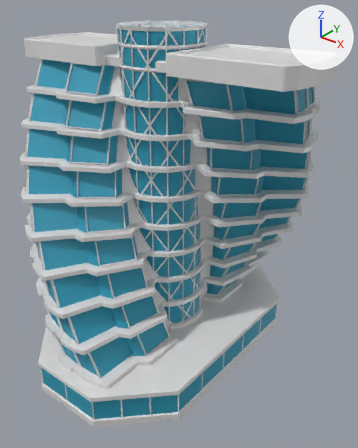
Renders of the Blender file Blender Models/Biology and Chemistry/DNA Building.blend from each side of a commit.
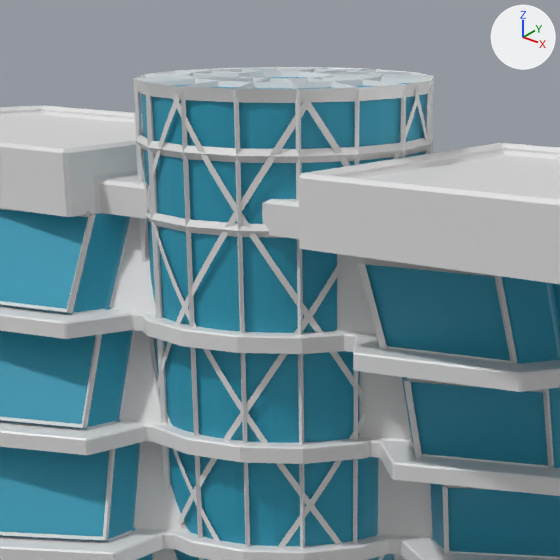
The first picture shows the older version from a 50 mm lens placed at (6.74, -7.9, 8.12), pointed at (0.41, 0.02, 3.22). The close-ups show both versions on the part from 21% to 69% of the width and 0% to 38% of the height of that picture; other places that the commit changed are outside them. Every picture has the same lights, and +X, +Y and +Z are marked at upper right.

The first close-up shows 'balcony.001', 'core.001', 'main structure', 'main structure.001', 'platform.001', 'wire core.001', 'wire helix.001', 'wire structure.001', 'wire structure.002'.
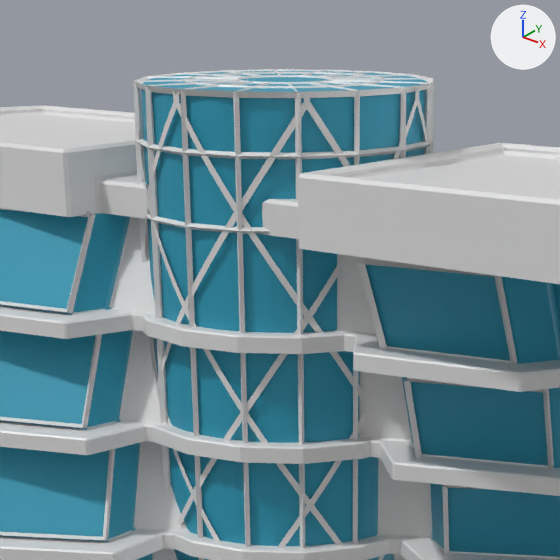
Where the newer file only moved an object's origin or applied its transform, the numbers keep the older frame.

What differs and where, as boxes [x1, y1, x2, y2] in the close-ups (560 x 560 px):
'wire core.001', rescaled: before [133, 67, 434, 560]; after [133, 69, 434, 560]

What changed in the scene script:
```text
Change me_cylinder_008:
    where me_cylinder_008.from_pydata(...)  # 96 vertices, 81 faces; spans x -1.0..1.0, y -1.0..1.0, z 0.02..3.16
    used by ob_wire_core_001; location = (0.0, 0.0, 0.8); scale = (0.876, 0.876, 2.09)
    me_cylinder_008 part 1: the whole mesh is scaled about the mesh origin by (0.876, 0.876, 2.09)
Change ob_wire_core_001:
    ob_wire_core_001.scale: (0.876, 0.876, 2.09) -> (1.0, 1.0, 1.0)
```
